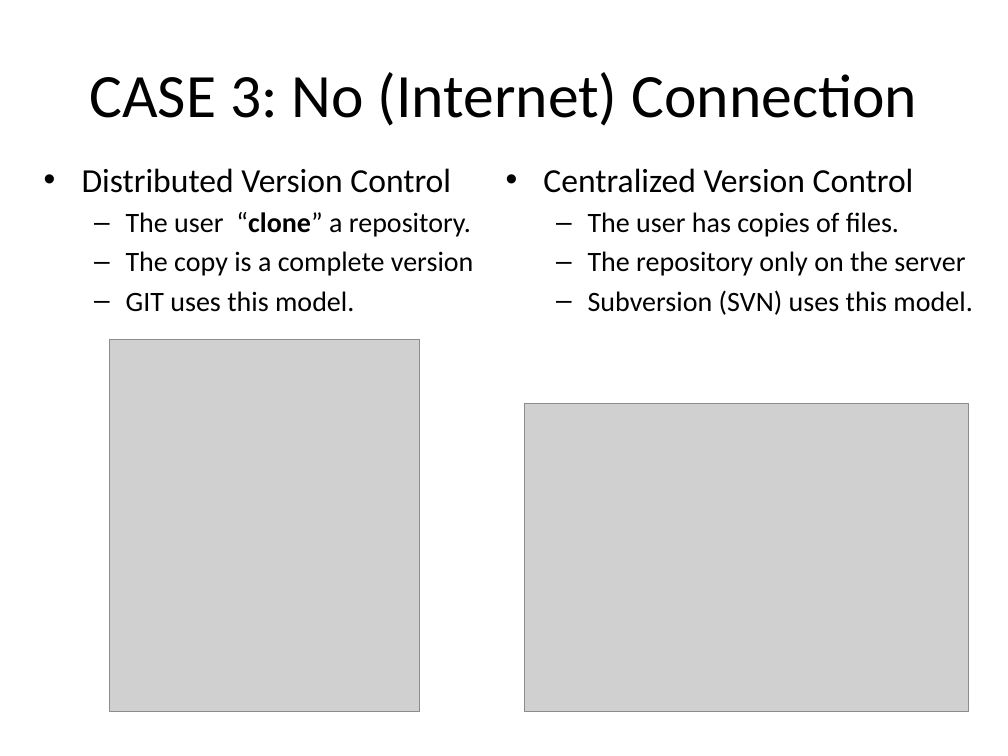
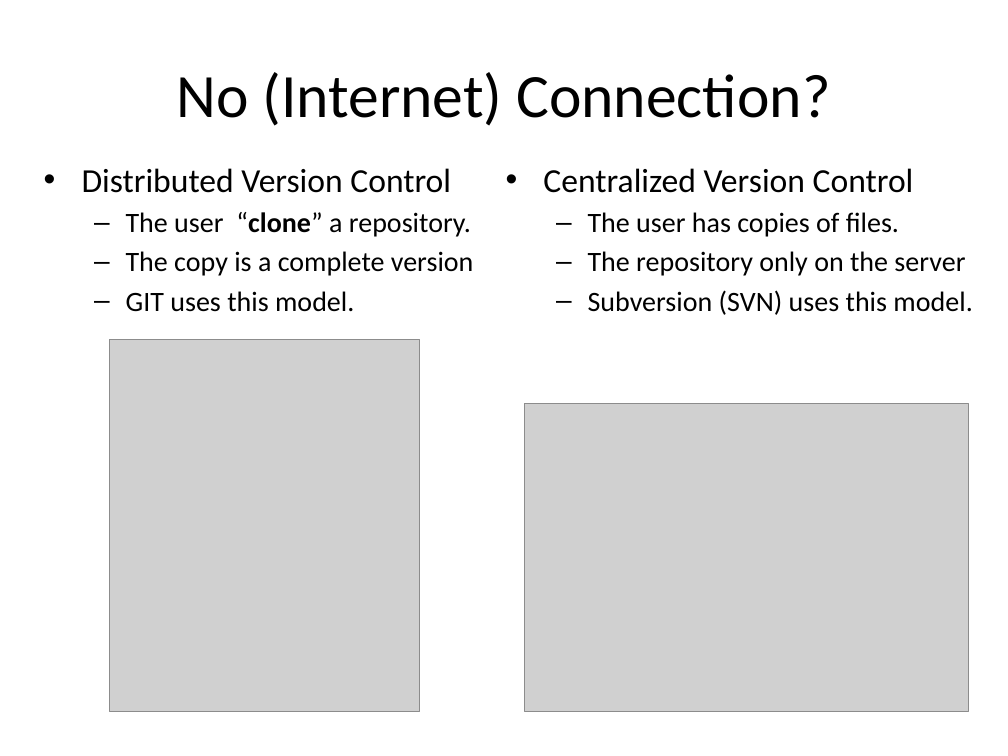
Before and after one commit to c3h899/GIT_Presentatation, a slide deck: slide 19 of Version Control & GIT.pptx. Drawn at 1008x756 pixels with LibreOffice and Linux fonts; fonts in the diff are those of the drawing; grey boxes stand for pictures. Boxes give left, top, right and bottom in pixels: in the first picture for what was removed or moved away, otherwise in the second. Text is boxed around its words. In the diff, an @@ line names an element or a change of style, - is before the commit and + after.

```diff
--- a/Version Control & GIT.pptx
+++ b/Version Control & GIT.pptx
@@ title at (176, 72, 830, 126): text changed @@
-CASE 3: No (Internet) Connection
+No (Internet) Connection?
```
Also in this commit, not shown: 1 other file.
